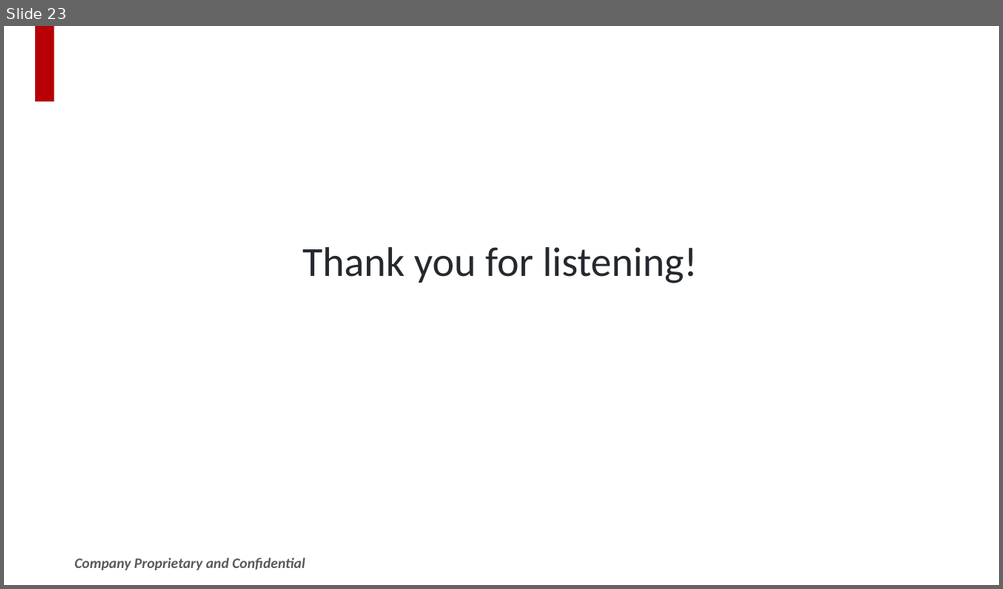
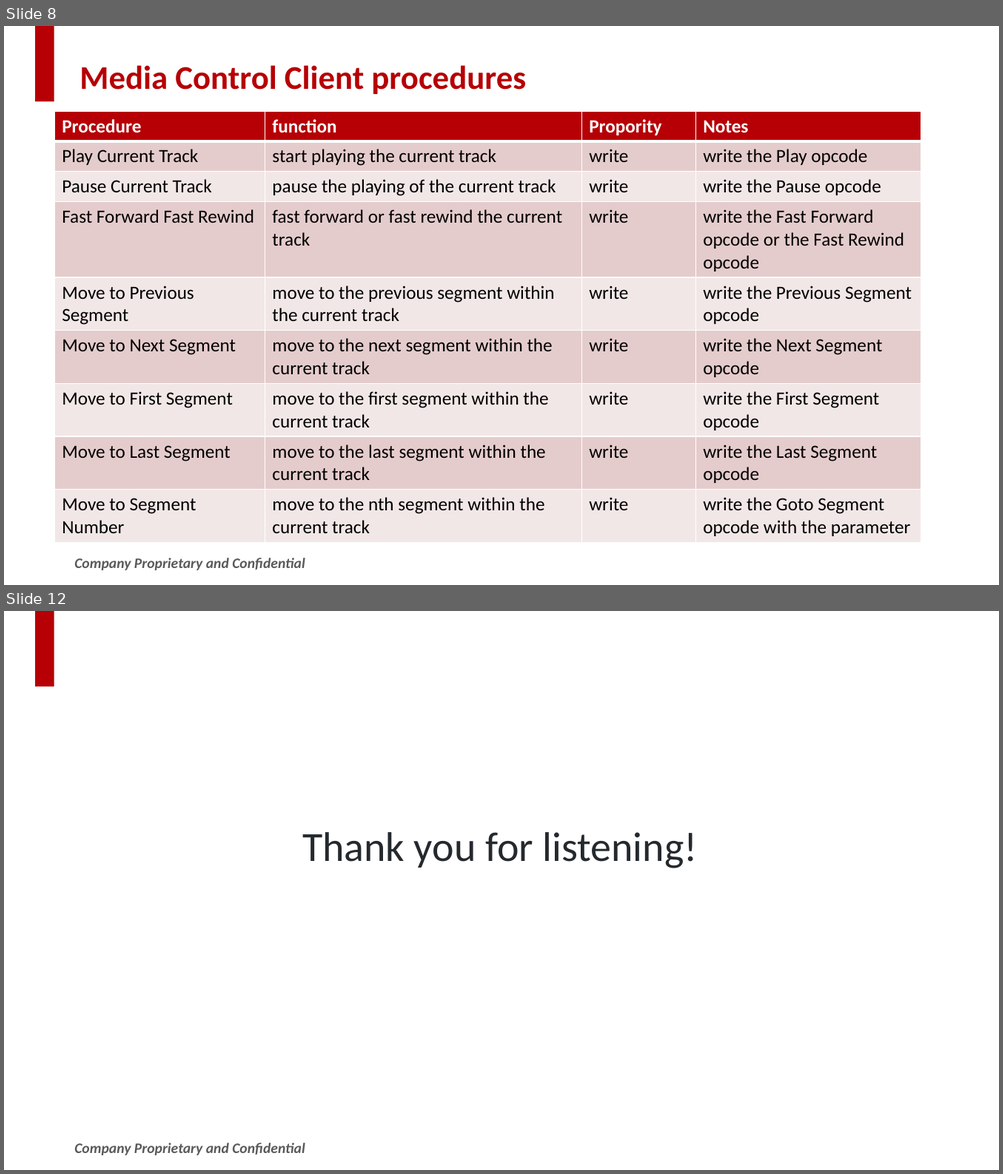
Before and after one commit to SWJTUjch/obsidian, a slide deck: Bluetooth/LE Audio/MCP/LE_Audio_MCP_sharing.pptx. Shown one above the other, each under a label of ours: slide 23 before the commit, slides 8 and 12 after it; the slides between them are not shown. The pictures are 1003x589 and 1003x1174 pixels, drawn with LibreOffice and Linux fonts; fonts in the diff are those of the drawing; background and template pictures are left out. Boxes give left, top, right and bottom in pixels: in the first picture for what was removed or moved away, otherwise in the second. Text is boxed around its words. In the diff, an @@ line names an element or a change of style, - is before the commit and + after.

```diff
--- a/Bluetooth/LE Audio/MCP/LE_Audio_MCP_sharing.pptx
+++ b/Bluetooth/LE Audio/MCP/LE_Audio_MCP_sharing.pptx
@@ slide 8 added at (4,26,999,585), background #FFFFFF; not listed: 2 template elements that a slide beside it also shows @@
@@ title added at (79,65,526,94), 32 pt, text #B60005, bold @@
+Media Control Client procedures
@@ table added at (55,111,921,540), 9 rows, 4 columns @@
+Procedure | function | Propority | Notes
+Play Current Track | start playing the current track | write | write the Play opcode
+Pause Current Track | pause the playing of the current track | write | write the Pause opcode
+Fast Forward Fast Rewind | fast forward or fast rewind the current track | write | write the Fast Forward opcode or the Fast Rewind opcode
+Move to Previous Segment | move to the previous segment within the current track | write | write the Previous Segment opcode
+Move to Next Segment | move to the next segment within the current track | write | write the Next Segment opcode
+Move to First Segment | move to the first segment within the current track | write | write the First Segment opcode
+Move to Last Segment | move to the last segment within the current track | write | write the Last Segment opcode
+Move to Segment Number | move to the nth segment within the current track | write | write the Goto Segment opcode with the parameter
@@ what was slide 23 is now slide 12 @@
```
Also in this commit, not shown: 6 slides changed, 3 other slides added, 15 slides removed, 19 other files.
